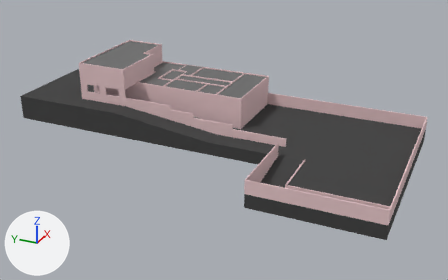
Renders of the Blender file models/mam_v1_3.blend from each side of a commit.
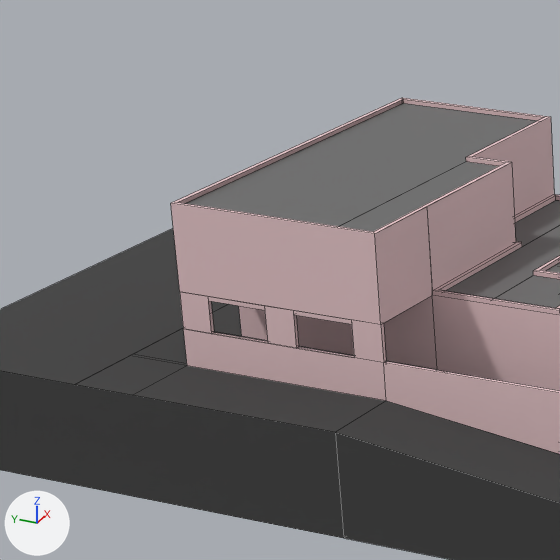
Each version is shown whole from a camera (50 mm lens) standing at (-103.6, -51.1, 44.3) and looking at (-11.0, -9.4, -2.0), then close up on the part from 9% to 37% of the width and 7% to 50% of the height. Arrows for +X, +Y and +Z are at lower left; the lights stay in place. The older version's two pictures come first. The close-ups show mesh edges as thin lines. The same objects are shown in both versions, whatever each file hides.

Names of what the first close-up shows: 'ground', 'masjid'.
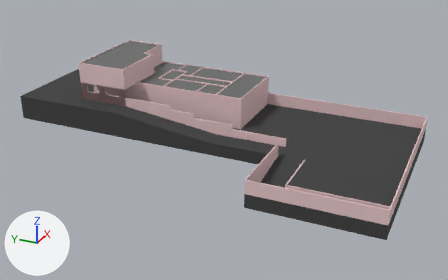
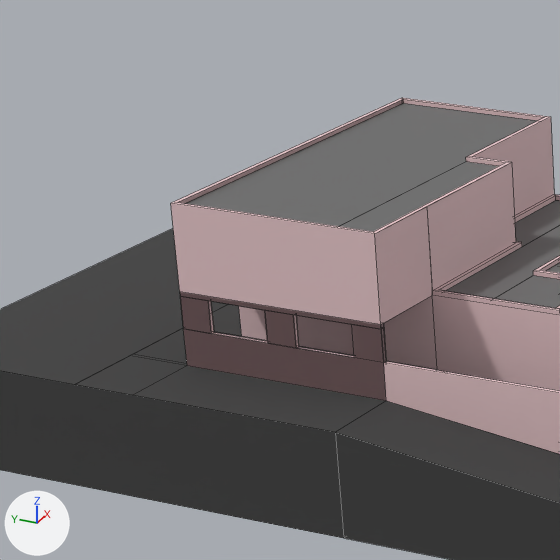
Changed parts and their boxes [x1, y1, x2, y2] in the close-ups (560 x 560 px; the box of a moved part takes in the faces that stretch with it):
'masjid', reshaped: before [171, 98, 560, 401]; after [171, 98, 560, 391]
part 1 of me_cube, moved or reshaped: before [180, 292, 384, 363]; after [180, 296, 384, 362]
part 2 of me_plane, reshaped: after [180, 292, 386, 401]

What the commit changed:
me_cube is used by ob_masjid; location (0.0, 0.0, 0.0).
me_cube had 196 vertices, 137 faces, 10 loose edges and spanned x -11.0..7.0, y -11.0..21.0, z -1.2..8.4.
me_cube now has 188 vertices, 135 faces, 11 loose edges and spans x -11.0..7.0, y -11.0..21.0, z -1.2..8.4.
Part 1, on me_cube:
16 vertices are removed from x -11.0..-10.8, y 12.4..19.6, z 2.8..4.5.
20 faces are deleted.
8 vertices are added at x -11.0..7.0, y -11.0..21.0, z 4.3..4.5.
1 loose edge is added.
18 new faces join them, mat_wall (pale pink #e7c7ca).
me_plane is used by ob_ground; location (-11.0, 3.13, -1.18); scale (18.0, 45.0, 1.0).
me_plane had 121 vertices, 91 faces, 2 loose edges and spanned x -1.0..1.0, y -1.0..0.66, z -2.35..4.03.
me_plane now has 146 vertices, 110 faces, 2 loose edges and spans x -1.0..1.0, y -1.0..0.66, z -2.35..5.7.
Part 2, on me_plane:
1 vertex is removed from x 0.22, y 0.17, z 0.0.
5 faces are deleted.
26 vertices are added at x 0.0..0.01, y 0.17..0.4, z 4.02..5.7.
24 new faces join them, mat_wall (pale pink #e7c7ca).
